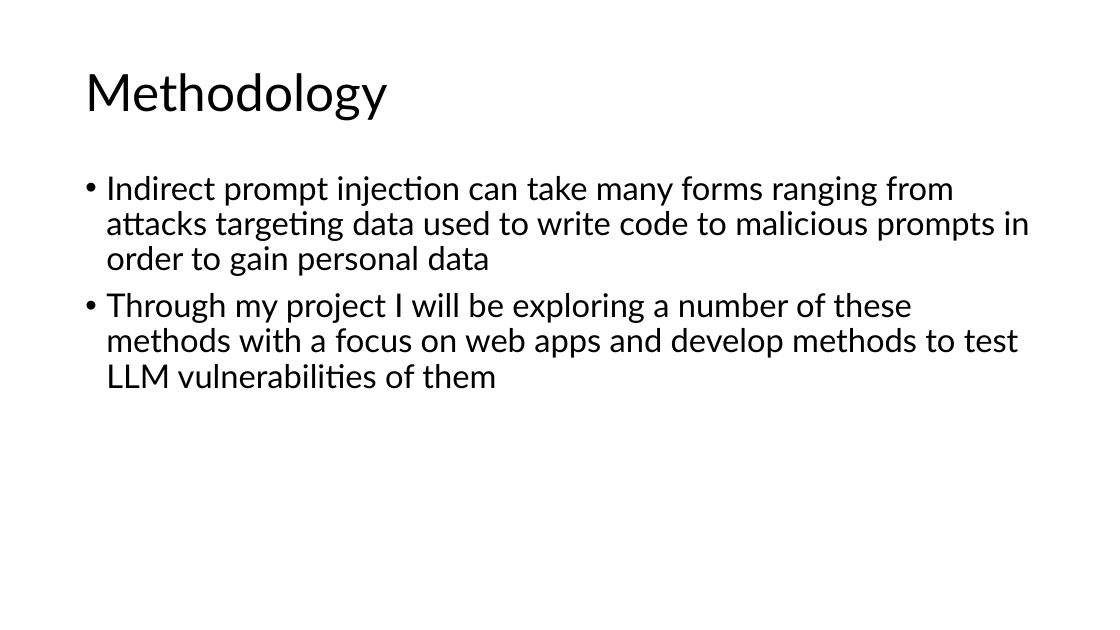
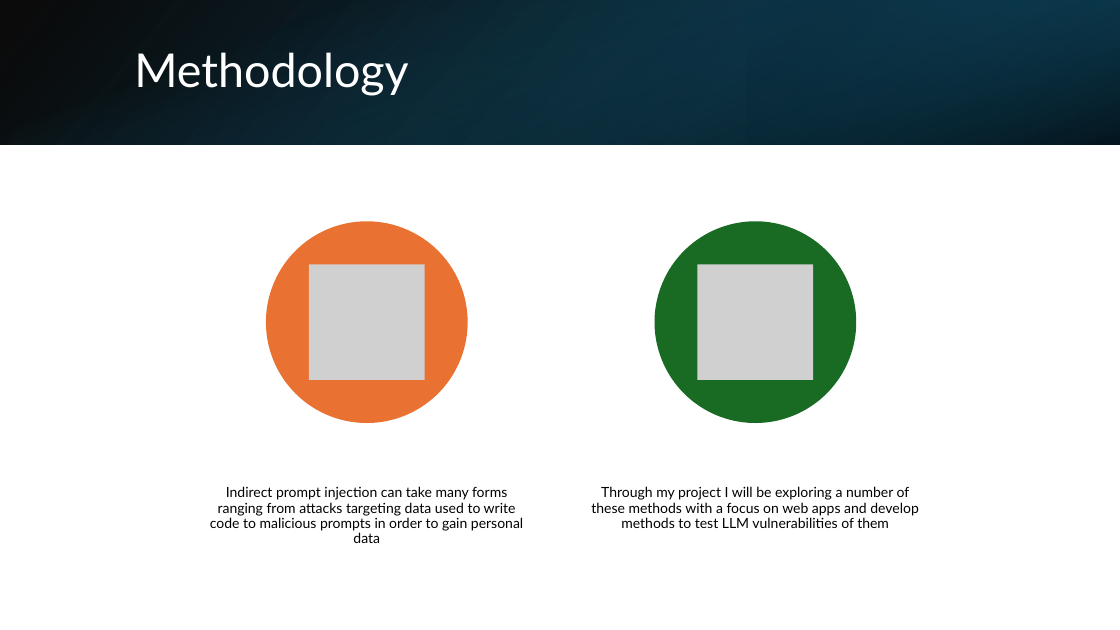
Before and after one commit to Fitch-Gamer/Bachelors-Dissertation, a slide deck: slide 10 of Demonstration of progress/Demonstration of progress.pptx. Drawn at 1120x630 pixels with LibreOffice and Linux fonts; fonts in the diff are those of the drawing; grey boxes stand for pictures. Boxes give left, top, right and bottom in pixels: in the first picture for what was removed or moved away, otherwise in the second. Text is boxed around its words. In the diff, an @@ line names an element or a change of style, - is before the commit and + after.

```diff
--- a/Demonstration of progress/Demonstration of progress.pptx
+++ b/Demonstration of progress/Demonstration of progress.pptx
@@ rectangle added at box(0, 0, 1120, 145), fill gradient #000000 to #104862 @@
@@ rectangle added at box(0, 0, 1120, 145), fill gradient #156082 to #000000 @@
@@ rectangle added at box(747, 0, 1120, 145), fill gradient #0B3041 to #156082 @@
@@ title "Methodology": place and size @@
-title "Methodology" at box(85, 73, 387, 120)
+title "Methodology" at box(134, 52, 408, 96)
@@ title "Methodology" at box(134, 52, 408, 96): size 44 to 40 pt, text colour #000000 to #FFFFFF @@
@@ text removed at box(106, 176, 1030, 389) @@
-• Indirect prompt injection can take many forms ranging from attacks targeting data used to write code to malicious prompts in order to gain personal data
-• Through my project I will be exploring a number of these methods with a focus on web apps and develop methods to test LLM vulnerabilities of them
@@ group added at box(210, 221, 919, 543): 2 ellipses, 2 pictures, 2 texts @@
+Indirect prompt injection can take many forms ranging from attacks targeting data used to write code to malicious prompts in order to gain personal data
+Through my project I will be exploring a number of these methods with a focus on web apps and develop methods to test LLM vulnerabilities of them
```
Also in this commit, not shown: 12 other slides changed, 1 other file.
